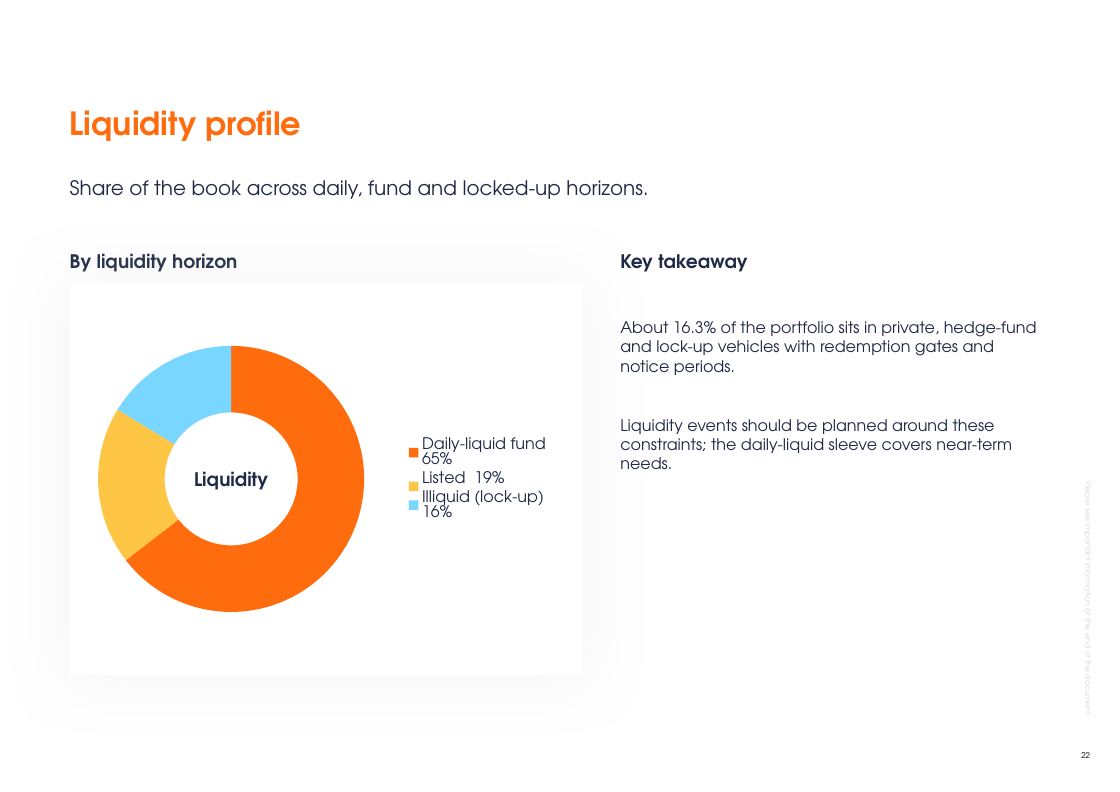
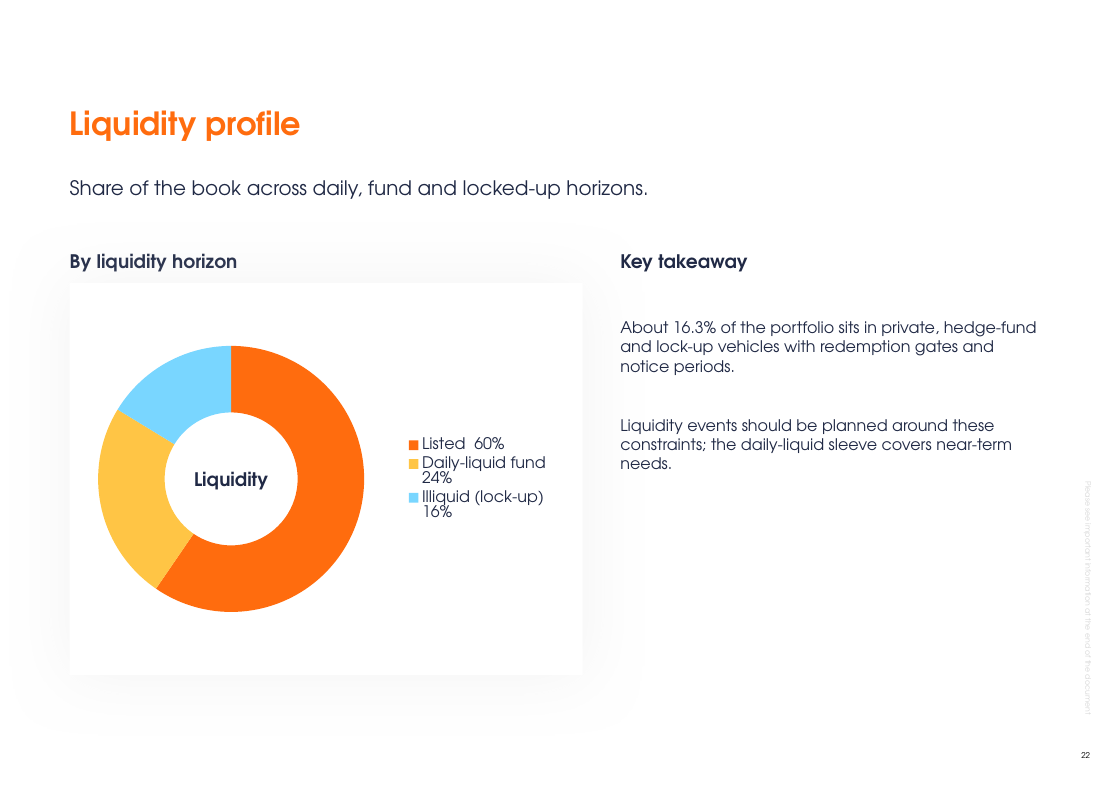
Before and after one commit to jb-db05/Investment_Proposal, a slide deck: slide 22 of investment-proposal-builder/work/example_output_deck.pptx. Drawn at 1120x792 pixels with LibreOffice and Linux fonts; fonts in the diff are those of the drawing; background and template pictures are left out. Boxes give left, top, right and bottom in pixels: in the first picture for what was removed or moved away, otherwise in the second. Text is boxed around its words. In the diff, an @@ line names an element or a change of style, - is before the commit and + after.

```diff
--- a/investment-proposal-builder/work/example_output_deck.pptx
+++ b/investment-proposal-builder/work/example_output_deck.pptx
@@ doughnut chart at <box>89,302,564,656</box> @@
-categories: Daily-liquid fund  65%, Listed  19%, Illiquid (lock-up)  16%
+categories: Listed  60%, Daily-liquid fund  24%, Illiquid (lock-up)  16%
-Series 1: 65, 19, 16
+Series 1: 60, 24, 16
```
Also in this commit, not shown: 4 other slides changed, 21 other files.
